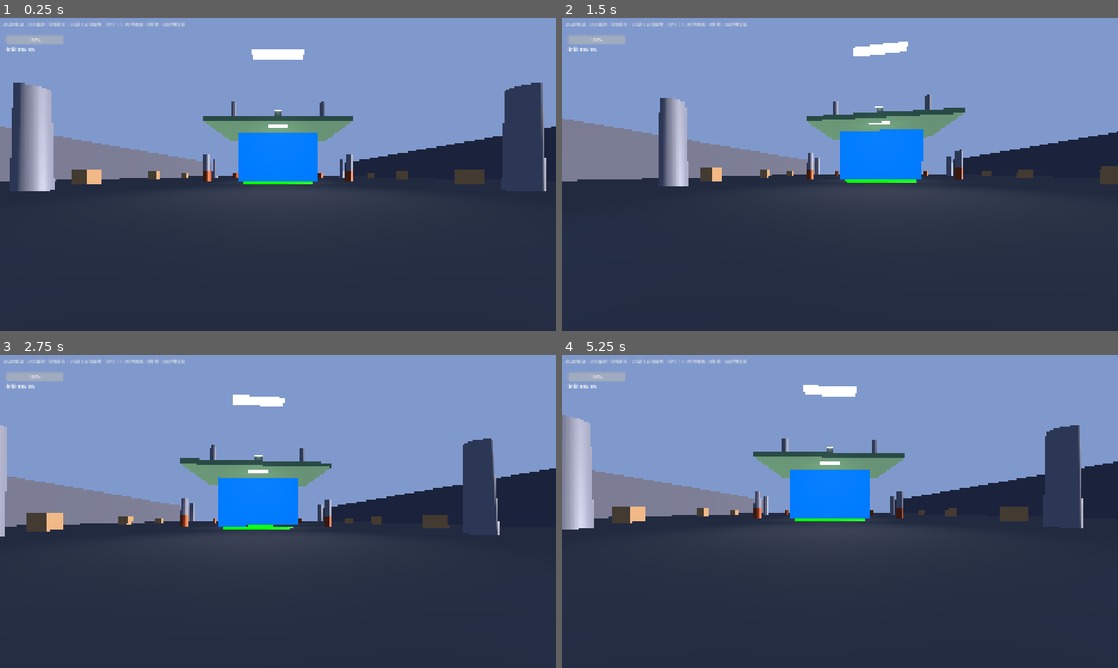
Above: before the commit, frames 1-4 (two rows, left to right).
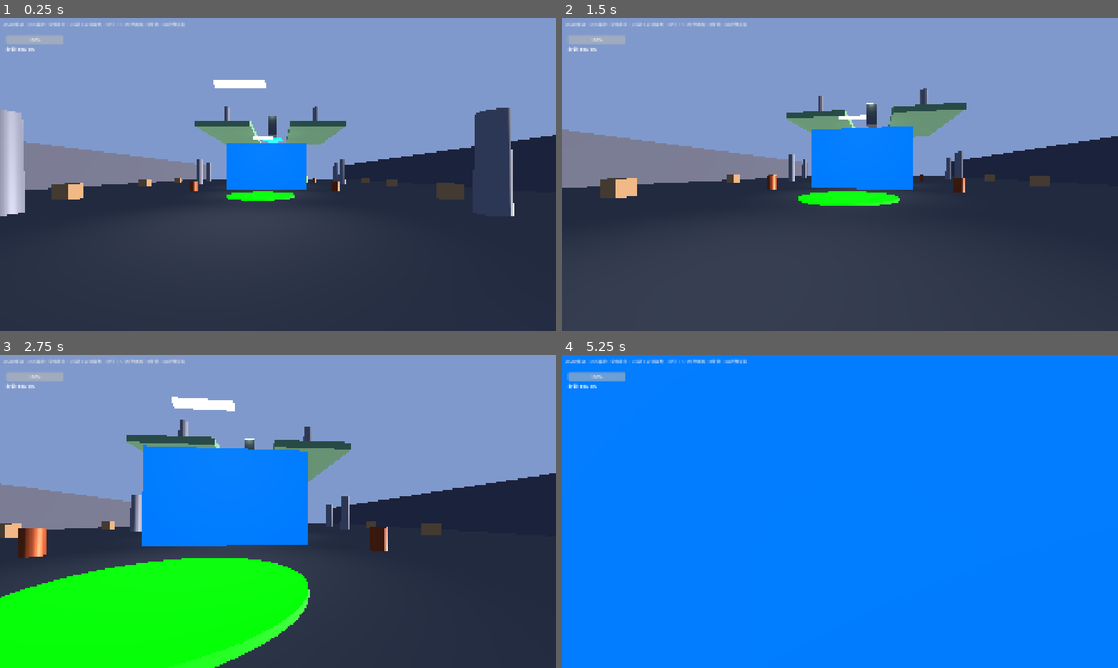
Above: after the commit, the same moments.

Repository: Potatopill98/let-s_go
Game: Godot game, scene res://scenes/main.tscn
Two runs of this game, one before a commit and one after it. Both use one fixed random seed, a clock stepped at 60 frames per second and the inputs below.
Inputs (mouse positions are in pixels of both pictures, inside the frame that each line leads up to):
- Up to frame 1 (0.25 s): no input
- Up to frame 2 (1.5 s): tap Enter at 0.5 s; move the mouse to (867, 174) at 0.52 s; hold W (move_forward) from 0.53 s (still down); tap E (interact) at 0.6 s; click (867, 174) at 0.67 s; tap Space at 0.77 s; move the mouse to (812, 174) at 1.27 s; tap Q at 1.35 s
- Up to frame 3 (2.75 s): keep holding W (move_forward); tap Space at 1.52 s; move the mouse to (289, 505) at 2.02 s; tap 1 at 2.1 s
- Up to frame 4 (5.25 s): keep holding W (move_forward); move the mouse to (834, 517) at 2.77 s; tap 2 at 2.85 s; click (834, 517) at 2.92 s; tap Space at 3.02, 3.77, 4.52 s; move the mouse to (878, 514) at 3.52 s; tap G at 3.6 s; move the mouse to (795, 508) at 4.27 s; tap Shift at 4.35 s; move the mouse to (845, 511) at 5.02 s; tap E (interact) at 5.1 s; click (845, 511) at 5.17 s

The runs differ from the first frame. In frame 1, 13% of the frame differs, in the area x 0-100%, y 10-64%; in frame 2, 8.5%; in frame 3, 31%; in frame 4, 98%, in the area x 0-100%, y 0-100%.

Commit message:
fix: 修复完整三层主场景的bug：1.玩家和怪物出生点抬高到y=1.0避免卡地 2.第三层地面改成左右两块中间留8米洞让升降平台升上去 3.刷怪管理器加stop_on_repair_complete选项，第一层门修好后继续刷怪让怪物涌到第二层

Diff:
--- a/modules/level/spawn_manager.gd
+++ b/modules/level/spawn_manager.gd
@@ -8,6 +8,7 @@
 @export var min_spawn_interval: float = 1.0
 @export var max_monsters: int = 30
 @export var repair_progress_ref: Node = null # 引用修理任务，用来获取进度
+@export var stop_on_repair_complete: bool = true # 修理完成后是否停止刷怪
 
 var spawn_timer: float = 0.0
 var current_spawn_interval: float = 5.0
@@ -54,5 +55,6 @@
 	repair_progress_ref = repair_node
 
 func _on_repair_completed() -> void:
-	# 修理完成后停止刷怪
-	set_process(false)
+	# 修理完成后根据配置决定是否停止刷怪
+	if stop_on_repair_complete:
+		set_process(false)
--- a/scenes/main.tscn
+++ b/scenes/main.tscn
@@ -92,12 +92,19 @@
 albedo_color = Color(0.35, 0.5, 0.35, 1)
 roughness = 0.7
 
-[sub_resource type="CubeMesh" id="Level3FloorMesh"]
+[sub_resource type="CubeMesh" id="Level3FloorLeftMesh"]
 material = SubResource("Level3FloorMat")
-size = Vector3(30, 1, 25)
-
-[sub_resource type="BoxShape3D" id="Level3FloorCol"]
-size = Vector3(30, 1, 25)
+size = Vector3(11, 1, 25)
+
+[sub_resource type="BoxShape3D" id="Level3FloorLeftCol"]
+size = Vector3(11, 1, 25)
+
+[sub_resource type="CubeMesh" id="Level3FloorRightMesh"]
+material = SubResource("Level3FloorMat")
+size = Vector3(11, 1, 25)
+
+[sub_resource type="BoxShape3D" id="Level3FloorRightCol"]
+size = Vector3(11, 1, 25)
 
 [sub_resource type="StandardMaterial3D" id="WinZoneMat"]
 albedo_color = Color(0.0, 1.0, 0.5, 1)
@@ -244,19 +251,19 @@
 omni_range = 8.0
 position.y = -0.3
 
-; 玩家出生点（实验室门口）
+; 玩家出生点（实验室门口，抬高一点避免卡地）
 [node name="Player" parent="." instance=ExtResource("1_player")]
-position = Vector3(0, 0, 28)
+position = Vector3(0, 1.0, 28)
 max_health = 100.0
 current_health = 100.0
 
-; 第一层刷怪点（实验室方向，玩家身后）
+; 第一层刷怪点（实验室方向，玩家身后，抬高避免卡地）
 [node name="SpawnPoint1" type="Node3D" parent="."]
-position = Vector3(-6, 0, 25)
+position = Vector3(-6, 1.0, 25)
 [node name="SpawnPoint2" type="Node3D" parent="."]
-position = Vector3(0, 0, 25)
+position = Vector3(0, 1.0, 25)
 [node name="SpawnPoint3" type="Node3D" parent="."]
-position = Vector3(6, 0, 25)
+position = Vector3(6, 1.0, 25)
 
 ; 第一层刷怪管理器
 [node name="SpawnManager" type="Node3D" parent="."]
@@ -265,6 +272,7 @@
 base_spawn_interval = 6.0
 min_spawn_interval = 1.5
 max_monsters = 20
+stop_on_repair_complete = false
 spawn_point_paths = [NodePath("../SpawnPoint1"), NodePath("../SpawnPoint2"), NodePath("../SpawnPoint3")]
 repair_progress_ref = NodePath("../DoorRepair")
 
@@ -493,13 +501,20 @@
 position.y = -0.5
 
 ; ==================== 第三层：安全区（y=12高度） ====================
-; 第三层地面
-[node name="Level3Floor" type="MeshInstance3D" parent="."]
-mesh = SubResource("Level3FloorMesh")
-position = Vector3(0, 12.0, -25)
-[node name="L3Body" type="StaticBody3D" parent="Level3Floor"]
-[node name="L3Shape" type="CollisionShape3D" parent="Level3Floor/L3Body"]
-shape = SubResource("Level3FloorCol")
+; 第三层地面（左右两块，中间留8米洞让平台升上去）
+[node name="Level3FloorLeft" type="MeshInstance3D" parent="."]
+mesh = SubResource("Level3FloorLeftMesh")
+position = Vector3(-9.5, 12.0, -25)
+[node name="L3LeftBody" type="StaticBody3D" parent="Level3FloorLeft"]
+[node name="L3LeftShape" type="CollisionShape3D" parent="Level3FloorLeft/L3LeftBody"]
+shape = SubResource("Level3FloorLeftCol")
+
+[node name="Level3FloorRight" type="MeshInstance3D" parent="."]
+mesh = SubResource("Level3FloorRightMesh")
+position = Vector3(9.5, 12.0, -25)
+[node name="L3RightBody" type="StaticBody3D" parent="Level3FloorRight"]
+[node name="L3RightShape" type="CollisionShape3D" parent="Level3FloorRight/L3RightBody"]
+shape = SubResource("Level3FloorRightCol")
 
 ; 第三层围墙
 [node name="L3BackWall" type="MeshInstance3D" parent="."]
Not shown: 1 places in scenes/main.tscn that only renumber resources
